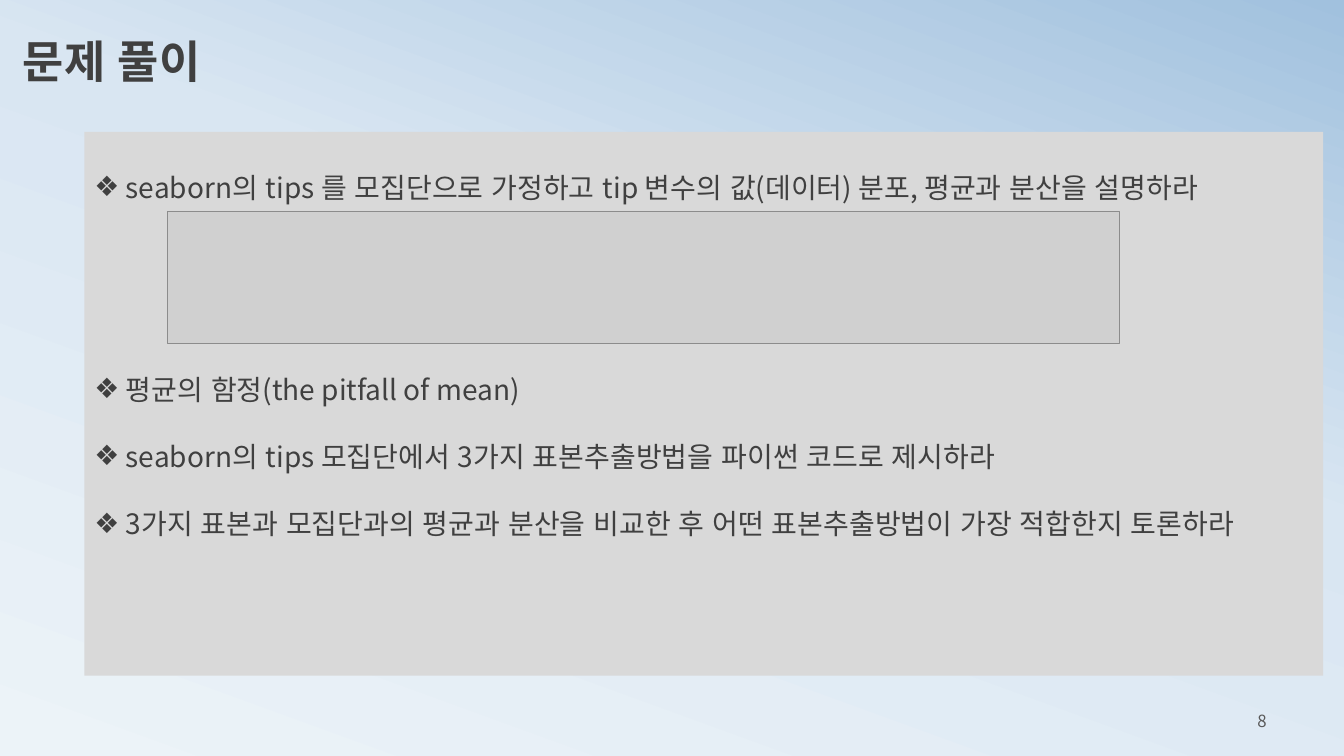
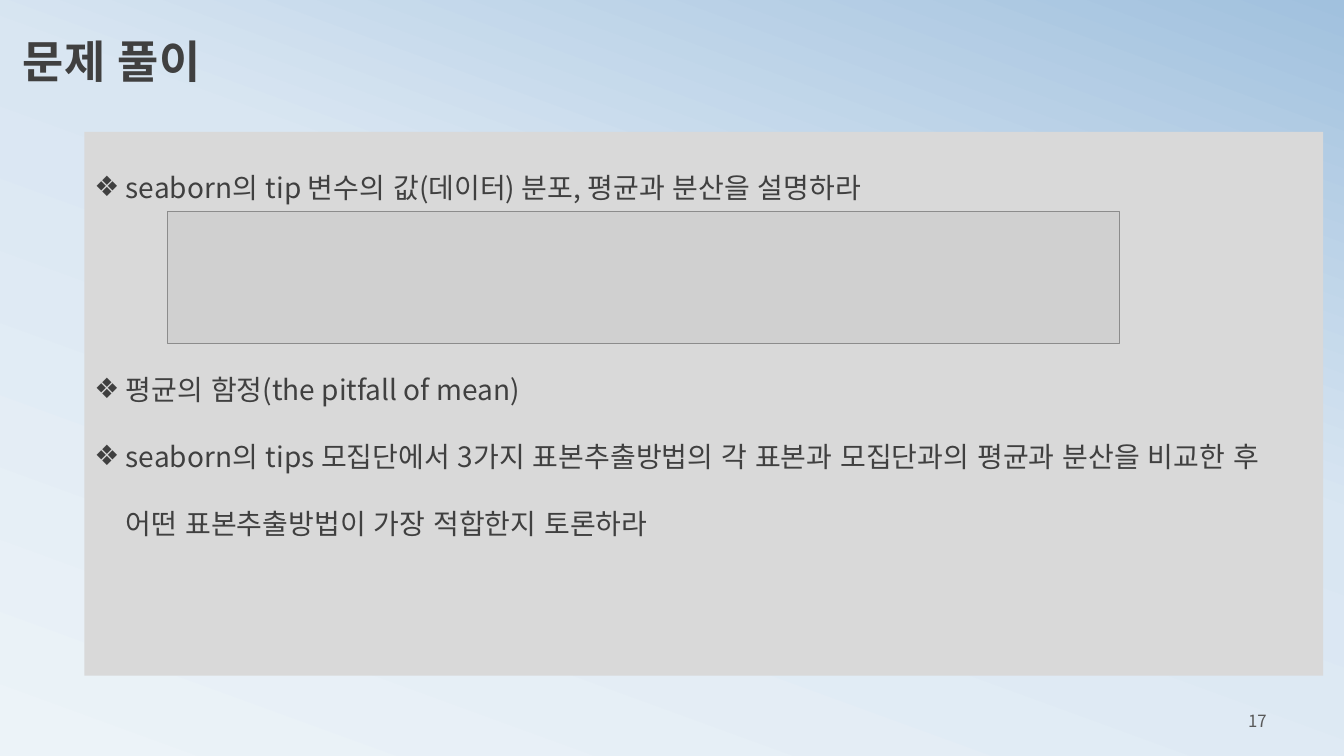
Before and after one commit to ancestor9/mathematics-for-machine-learning, a slide deck: slide 17 of 1_statistics for machine learning.pptx (slide 8 before the commit). Drawn at 1344x756 pixels with LibreOffice and Linux fonts; fonts in the diff are those of the drawing; grey boxes stand for pictures. Boxes give left, top, right and bottom in pixels: in the first picture for what was removed or moved away, otherwise in the second. Text is boxed around its words. In the diff, an @@ line names an element or a change of style, - is before the commit and + after.

```diff
--- a/1_statistics for machine learning.pptx
+++ b/1_statistics for machine learning.pptx
@@ text in rectangle at <box>126,175,861,205</box>: text changed @@
-❖ seaborn의 tips 를 모집단으로 가정하고 tip 변수의 값(데이터) 분포, 평균과 분산을 설명하라
+❖ seaborn의 tip 변수의 값(데이터) 분포, 평균과 분산을 설명하라
@@ text in rectangle at <box>126,443,1259,536</box>: text changed @@
-❖ seaborn의 tips 모집단에서 3가지 표본추출방법을 파이썬 코드로 제시하라
-❖ 3가지 표본과 모집단과의 평균과 분산을 비교한 후 어떤 표본추출방법이 가장 적합한지 토론하라
+❖ seaborn의 tips 모집단에서 3가지 표본추출방법의 각 표본과 모집단과의 평균과 분산을 비교한 후 어떤 표본추출방법이 가장 적합한지 토론하라
@@ page number at <box>1248,714,1267,727</box>: text changed @@
-8
+17
```
Also in this commit, not shown: 1 other slide changed, 8 slides added.
